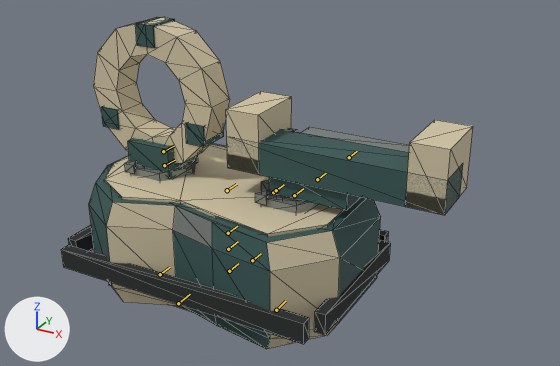
A saved change to the glTF model sketches/core-loop/assets/models/companion/assembled/primer_coil__ram_prow.glb.
Before and after are seen from a 50 mm lens placed at (1.47, -2.26, 1.39), pointed at (0.2, 0.05, 0.24). Every picture has the same lights, and +X, +Y and +Z are marked at lower left. The picture after the commit comes second. The bones that change, and the others that lie on the model, are drawn over the model as lines. Mesh edges are drawn as thin lines.

In view in the first picture: 'CompanionMesh'.
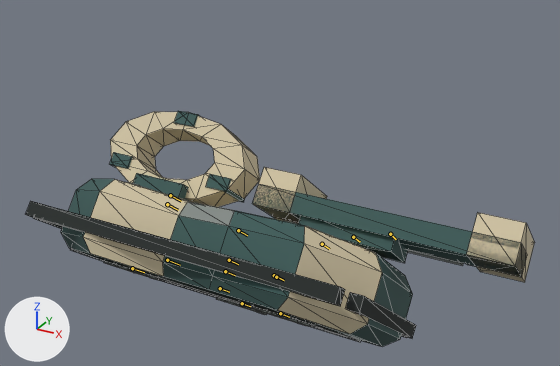
The newer file adds an action. The first version stands in its rest pose; the second is drawn at frame 3 of the action 'assist_drop'.

What differs and where, as boxes [x1, y1, x2, y2] in the pictures (560 x 366 px):
'CompanionMesh', posed (23% wider, 29% shorter): before [61, 17, 473, 349]; after [26, 111, 535, 347]
bone 'BodyPose', root to tip: before (228, 233) to (237, 226); after (229, 260) to (238, 264)

The change, as a list of edits to the scene's bpy script:
```text
Change bone_bodypose:
    where bone_bodypose = bpy.data.objects['Spil9Rig'].pose.bones['BodyPose']
    bone_bodypose.location: (0.0, 0.0, 0.0) -> (0.0, 0.0, -0.12)
    bone_bodypose.rotation_quaternion: (1.0, 0.0, 0.0, 0.0) -> (0.946, -0.326, 0.0, 0.0)  # degrees (0, 0, 0) -> degrees (-38, 0, 0)
    bone_bodypose.scale: (1.0, 1.0, 1.0) -> (1.24, 1.24, 0.68)
```
